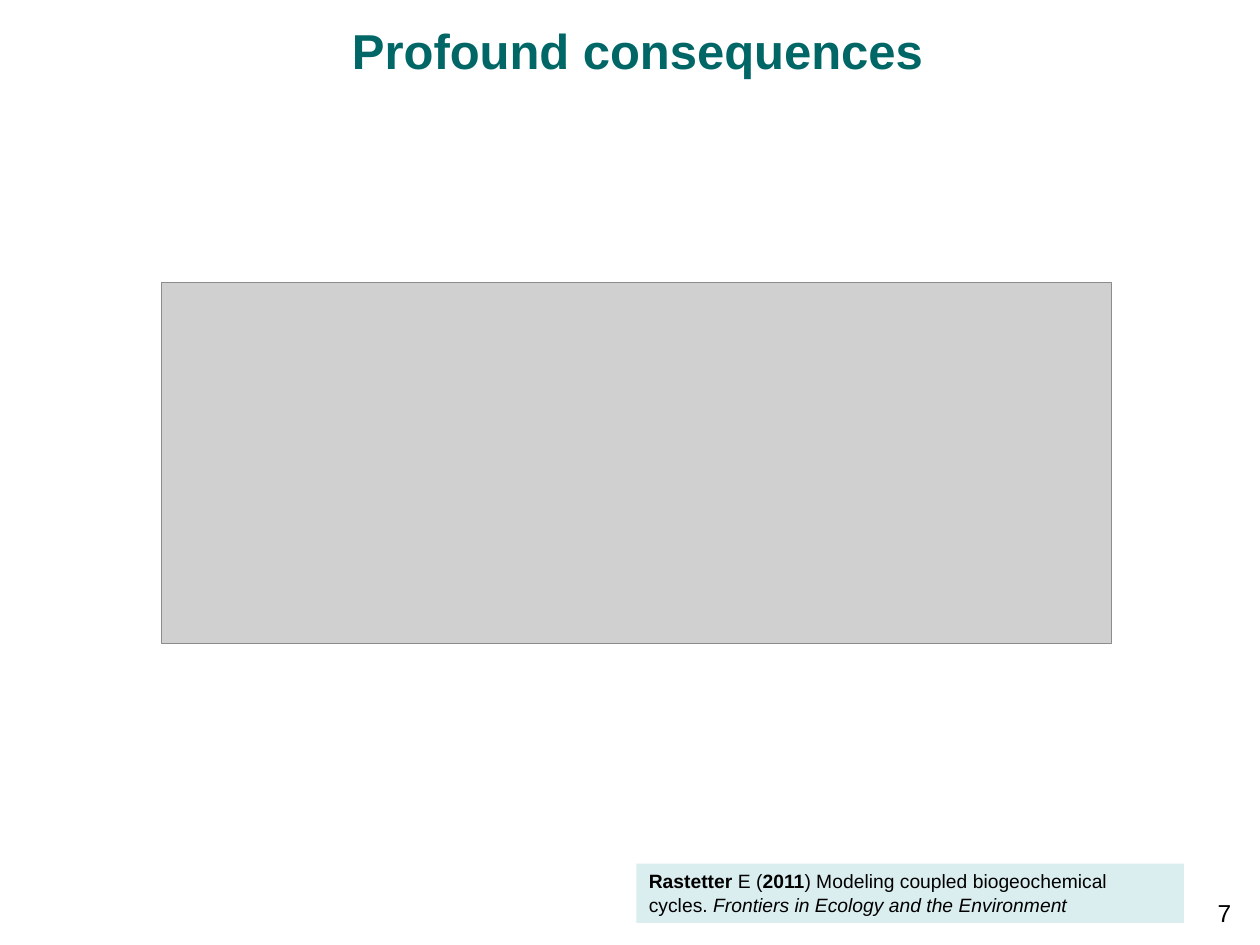
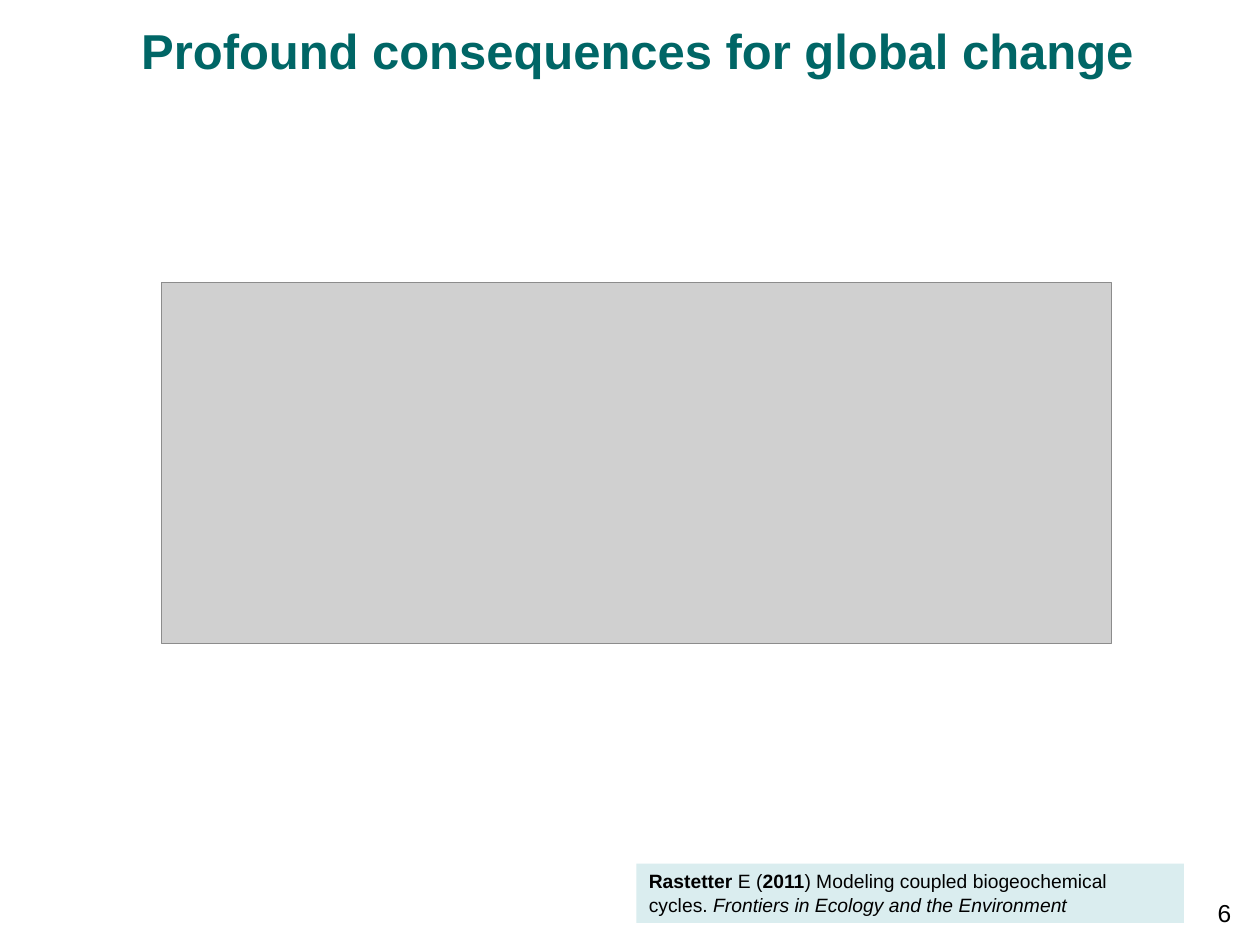
Before and after one commit to bgctw/sesam, a slide deck: slide 6 of inst/egu14/wutzler1404_vienna_stoichiometry.pptx (slide 7 before the commit). Drawn at 1260x945 pixels with LibreOffice and Linux fonts; fonts in the diff are those of the drawing; grey boxes stand for pictures; background and template pictures are left out. Boxes give left, top, right and bottom in pixels: in the first picture for what was removed or moved away, otherwise in the second. Text is boxed around its words. In the diff, an @@ line names an element or a change of style, - is before the commit and + after.

```diff
--- a/inst/egu14/wutzler1404_vienna_stoichiometry.pptx
+++ b/inst/egu14/wutzler1404_vienna_stoichiometry.pptx
@@ title at bbox=[141, 33, 1133, 79]: text changed @@
-Profound consequences
+Profound consequences for global change
@@ page number at bbox=[1218, 905, 1232, 923]: text changed @@
-7
+6
```
Also in this commit, not shown: 11 other slides changed, 4 slides added, 5 slides removed, 1 other file.
